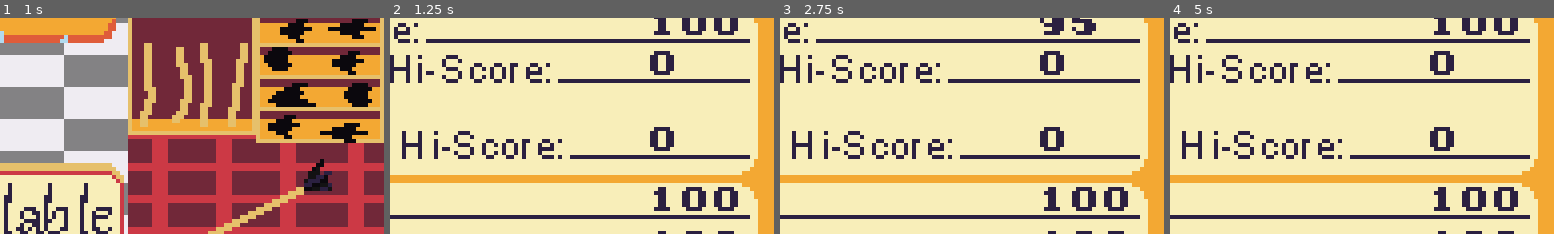
Above: before the commit, frames 1-4 (left to right).
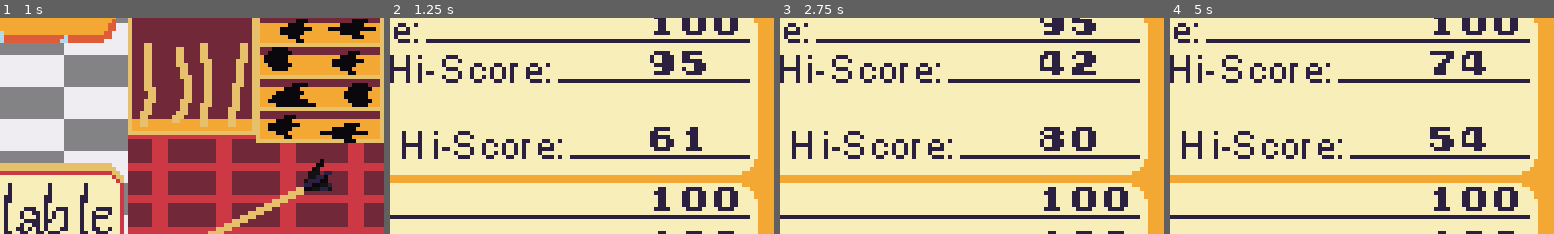
Above: after the commit, the same moments.

Repository: ololili/MusicGame
Game: Godot game, scene res://Code/Main/main.tscn
The game is run twice, just before and just after one commit, with the same random seed, the same clock (stepped at 60 frames per second) and the same inputs.
Inputs:
- Up to frame 1 (1 s): tap Space (button) at 0.5 s; hold Space (button) from 0.53 s (still down)
- Up to frame 2 (1.25 s): keep holding Space (button)
- Up to frame 3 (2.75 s): release Space (button) at 1.28 s; tap Space (button) at 1.35, 2 s; hold Space (button) from 2.03 s (still down)
- Up to frame 4 (5 s): release Space (button) at 2.78 s; tap Space (button) at 2.85, 4.35 s; tap Enter at 3.5 s; hold Space (button) 3.53-4.28 s
The pictures show only the part of the screen within x 50-100%, y 6-56%; the shares and areas given below are measured in that part.

Frame 1 is identical in both runs. In frame 2, 1.0% of the frame differs, in the area x 67-83%, y 15-62%; in frame 3, 1.4%; in frame 4, 1.4%.

Commit message:
Made V0.2.3

Diff:
--- a/src/Code/Sound/Songs/effervesce.tres
+++ b/src/Code/Sound/Songs/effervesce.tres
@@ -12,6 +12,6 @@
 time_to_fase_three = 42.0
 mine = 51.0
 jan_louw = 0.0
-sannie = 0.0
+sannie = 44.0
 player_hi_score = 0.0
 player = 0.0
--- a/src/Code/Sound/Songs/lights_out.tres
+++ b/src/Code/Sound/Songs/lights_out.tres
@@ -11,7 +11,7 @@
 has_fase_three = true
 time_to_fase_three = 60.0
 mine = 95.0
-jan_louw = 0.0
-sannie = 0.0
+jan_louw = 42.0
+sannie = 80.0
 player_hi_score = 0.0
 player = 0.0
--- a/src/Code/Sound/Songs/melody_meadow.tres
+++ b/src/Code/Sound/Songs/melody_meadow.tres
@@ -11,7 +11,7 @@
 has_fase_three = true
 time_to_fase_three = 34.0
 mine = 100.0
-jan_louw = 0.0
-sannie = 0.0
+jan_louw = 74.0
+sannie = 54.0
 player_hi_score = 0.0
 player = 0.0
--- a/src/Code/Sound/Songs/mountain_trials.tres
+++ b/src/Code/Sound/Songs/mountain_trials.tres
@@ -11,7 +11,7 @@
 has_fase_three = false
 time_to_fase_three = 0.0
 mine = 90.0
-jan_louw = 0.0
-sannie = 0.0
+jan_louw = 55.0
+sannie = 30.0
 player_hi_score = 0.0
 player = 0.0
--- a/src/Code/Sound/Songs/sky_man.tres
+++ b/src/Code/Sound/Songs/sky_man.tres
@@ -11,7 +11,7 @@
 has_fase_three = true
 time_to_fase_three = 43.0
 mine = 92.0
-jan_louw = 0.0
-sannie = 0.0
+jan_louw = 4.0
+sannie = 14.0
 player_hi_score = 0.0
 player = 0.0
--- a/src/Code/Sound/Songs/so_long_syndrome.tres
+++ b/src/Code/Sound/Songs/so_long_syndrome.tres
@@ -11,7 +11,7 @@
 has_fase_three = false
 time_to_fase_three = 30.0
 mine = 80.0
-jan_louw = 0.0
+jan_louw = 10.0
 sannie = 0.0
 player_hi_score = 0.0
 player = 0.0
--- a/src/Code/Sound/Songs/sparkle_stars.tres
+++ b/src/Code/Sound/Songs/sparkle_stars.tres
@@ -11,7 +11,7 @@
 has_fase_three = true
 time_to_fase_three = 35.0
 mine = 100.0
-jan_louw = 0.0
-sannie = 0.0
+jan_louw = 95.0
+sannie = 61.0
 player_hi_score = 0.0
 player = 0.0
Not shown, changed: Exports/index.pck
Not shown, changed: Exports/index.zip
